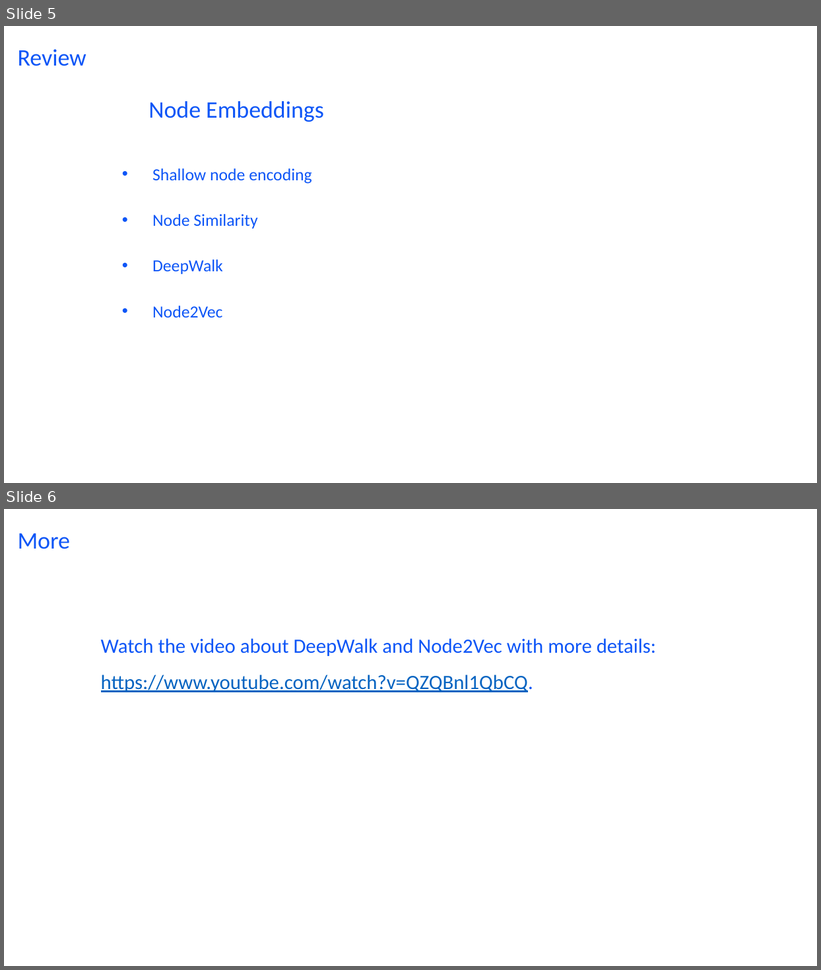
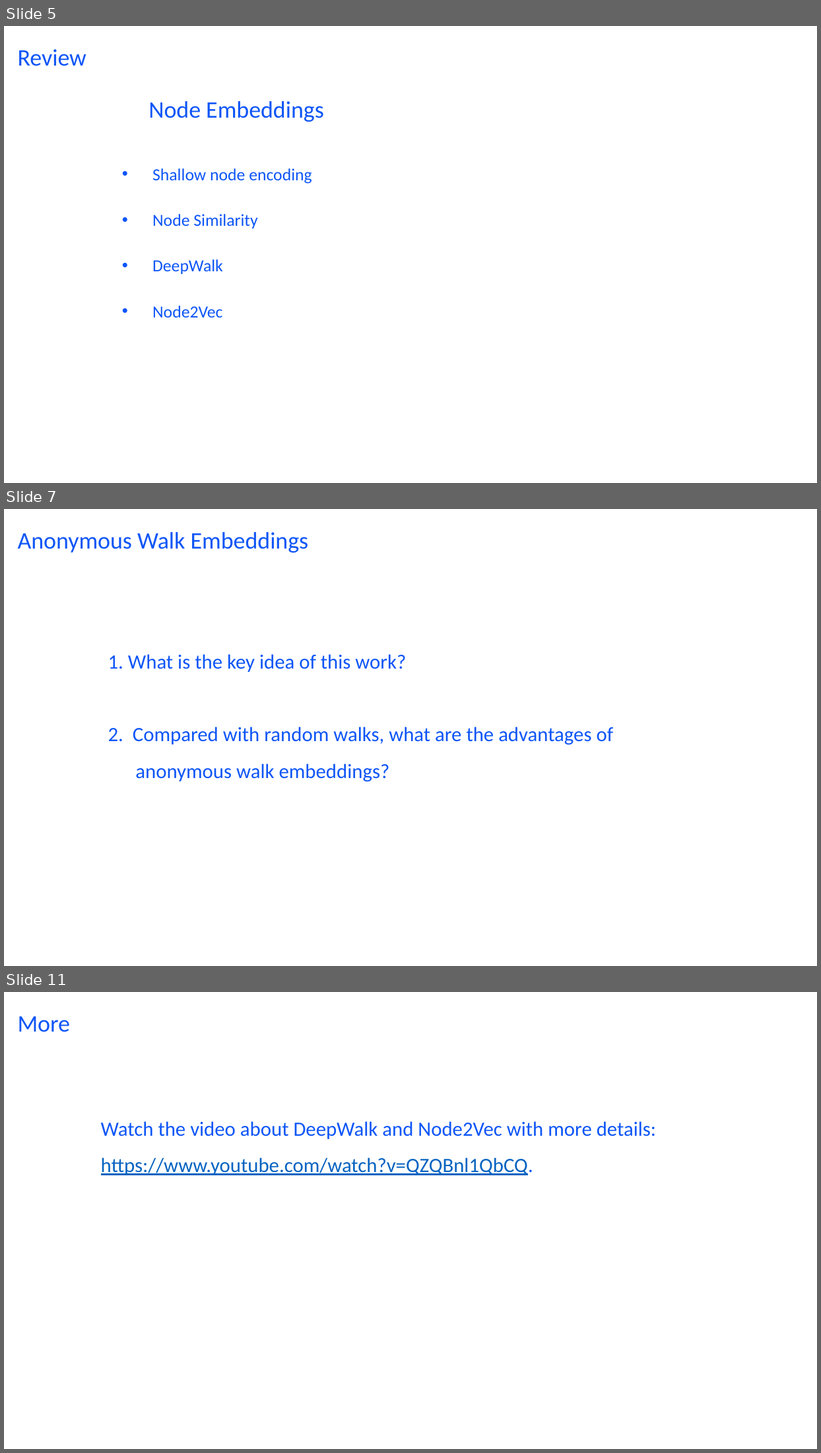
Before and after one commit to wang422003/Complex-Networks_exercise, a slide deck: Slides/Exercise10.pptx. Shown one above the other, each under a label of ours: slides 5 and 6 before the commit, slides 5, 7 and 11 after it; the slides between them are not shown. The pictures are 821x970 and 821x1453 pixels, drawn with LibreOffice and Linux fonts; fonts in the diff are those of the drawing. Boxes give left, top, right and bottom in pixels: in the first picture for what was removed or moved away, otherwise in the second. Text is boxed around its words. In the diff, an @@ line names an element or a change of style, - is before the commit and + after.

```diff
--- a/Slides/Exercise10.pptx
+++ b/Slides/Exercise10.pptx
@@ slide 7 added at [4, 509, 817, 966], background #FFFFFF @@
@@ title added at [18, 532, 309, 553], 28 pt, text #0D55F7 @@
+Anonymous Walk Embeddings
@@ text added at [108, 654, 614, 782], 24 pt, text #0D55F7 @@
+1. What is the key idea of this work?
+2. Compared with random walks, what are the advantages of
+anonymous walk embeddings?
@@ what was slide 6 is now slide 11 @@
```
Also in this commit, not shown: 1 slide changed, 4 other slides added, 1 other file.
